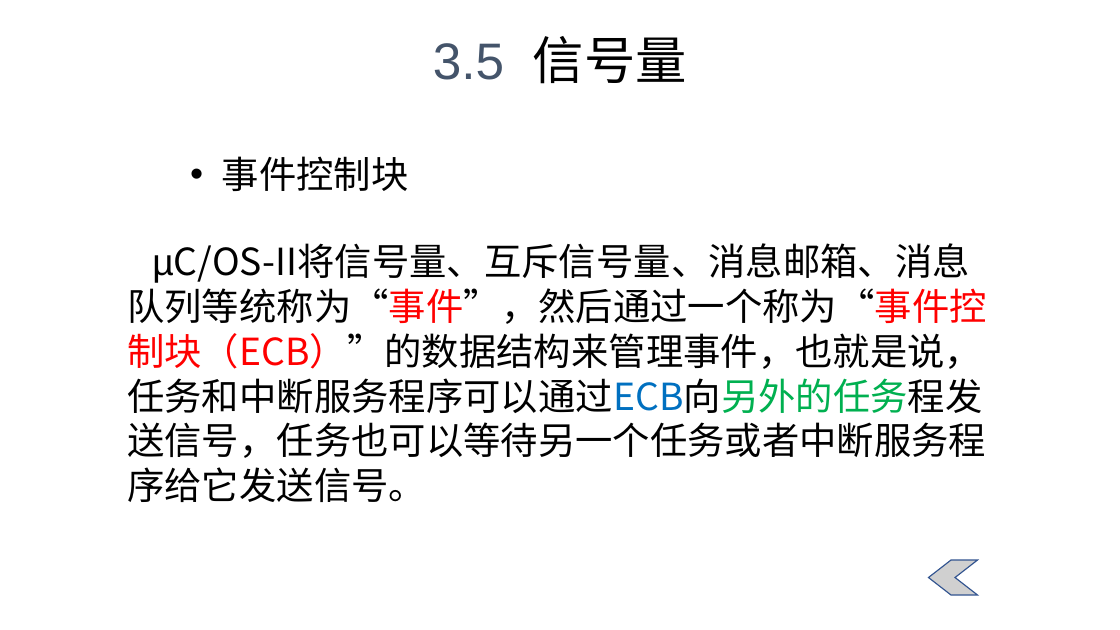
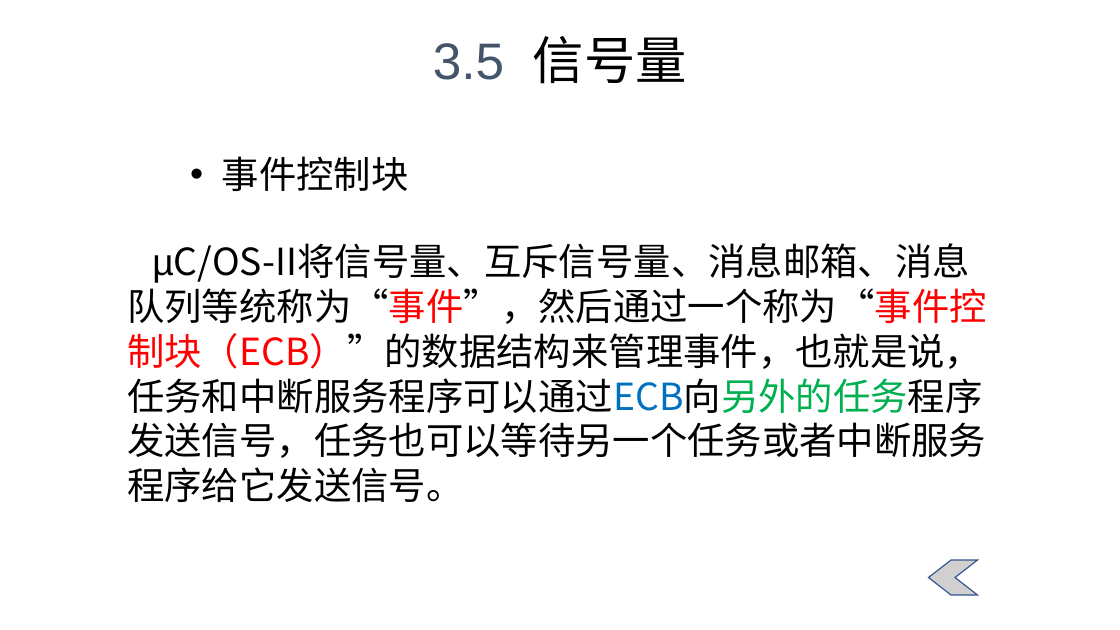
Before and after one commit to YMYMYMYMY/Qianrushi, a slide deck: slide 214 of 精简版.pptx (slide 213 before the commit). Drawn at 1120x630 pixels with LibreOffice and Linux fonts; fonts in the diff are those of the drawing; grey boxes stand for pictures. Boxes give left, top, right and bottom in pixels: in the first picture for what was removed or moved away, otherwise in the second. Text is boxed around its words. In the diff, an @@ line names an element or a change of style, - is before the commit and + after.

```diff
--- a/精简版.pptx
+++ b/精简版.pptx
@@ text at (x1=127, y1=246, x2=987, y2=502): text changed @@
-µC/OS-II将信号量、互斥信号量、消息邮箱、消息队列等统称为“事件”，然后通过一个称为“事件控制块（ECB）”的数据结构来管理事件，也就是说，任务和中断服务程序可以通过ECB向另外的任务程发送信号，任务也可以等待另一个任务或者中断服务程序给它发送信号。
+µC/OS-II将信号量、互斥信号量、消息邮箱、消息队列等统称为“事件”，然后通过一个称为“事件控制块（ECB）”的数据结构来管理事件，也就是说，任务和中断服务程序可以通过ECB向另外的任务程序发送信号，任务也可以等待另一个任务或者中断服务程序给它发送信号。
```
Also in this commit, not shown: 13 other slides changed, 2 slides added, 1 slide removed, 2 other files.
